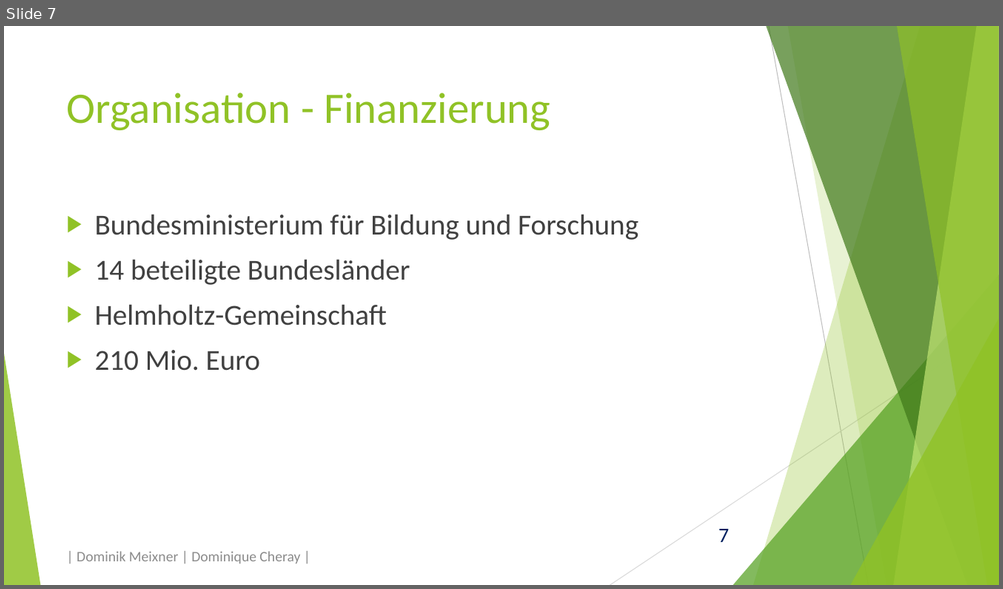
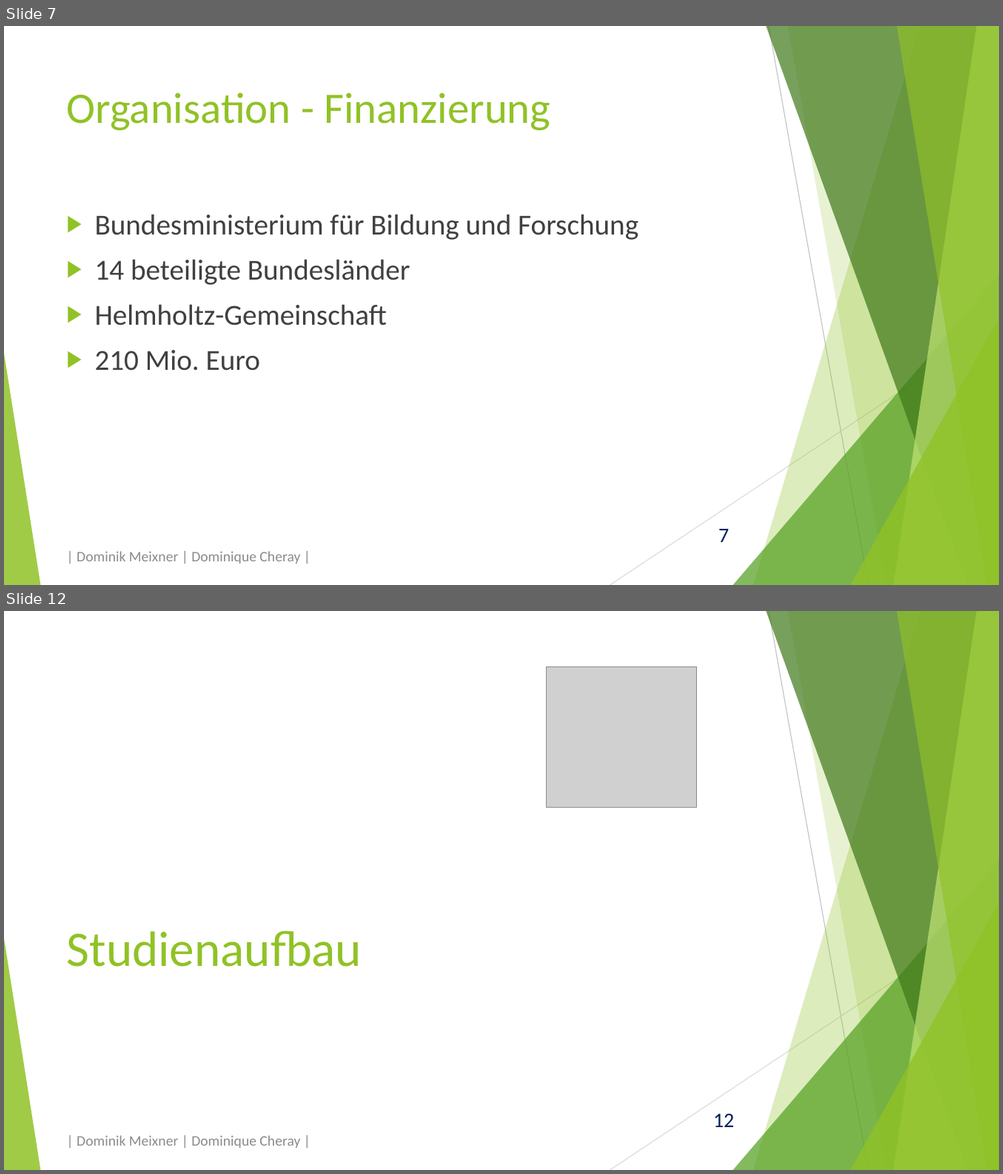
Before and after one commit to domeix/BlaBla, a slide deck: NationaleKohorte/NationaleKohortePraes.pptx. Shown one above the other, each under a label of ours: slide 7 before the commit, slides 7 and 12 after it; the slides between them are not shown. The pictures are 1003x589 and 1003x1174 pixels, drawn with LibreOffice and Linux fonts; fonts in the diff are those of the drawing; grey boxes stand for pictures. Boxes give left, top, right and bottom in pixels: in the first picture for what was removed or moved away, otherwise in the second. Text is boxed around its words. In the diff, an @@ line names an element or a change of style, - is before the commit and + after.

```diff
--- a/NationaleKohorte/NationaleKohortePraes.pptx
+++ b/NationaleKohorte/NationaleKohortePraes.pptx
@@ slide 12 added at (4,611,999,1170), background #FFFFFF; not listed: 11 template elements that a slide beside it also shows @@
@@ picture added at (546,667,697,808) @@
@@ title added at (67,931,361,967), 48 pt, text #90C226 @@
+Studienaufbau
@@ text added at (77,1136,300,1148), 14 pt, text #8C8C8C @@
+| Dominik Meixner | Dominique Cheray |
```
Also in this commit, not shown: 5 slides changed, 14 other slides added, 1 other file.
